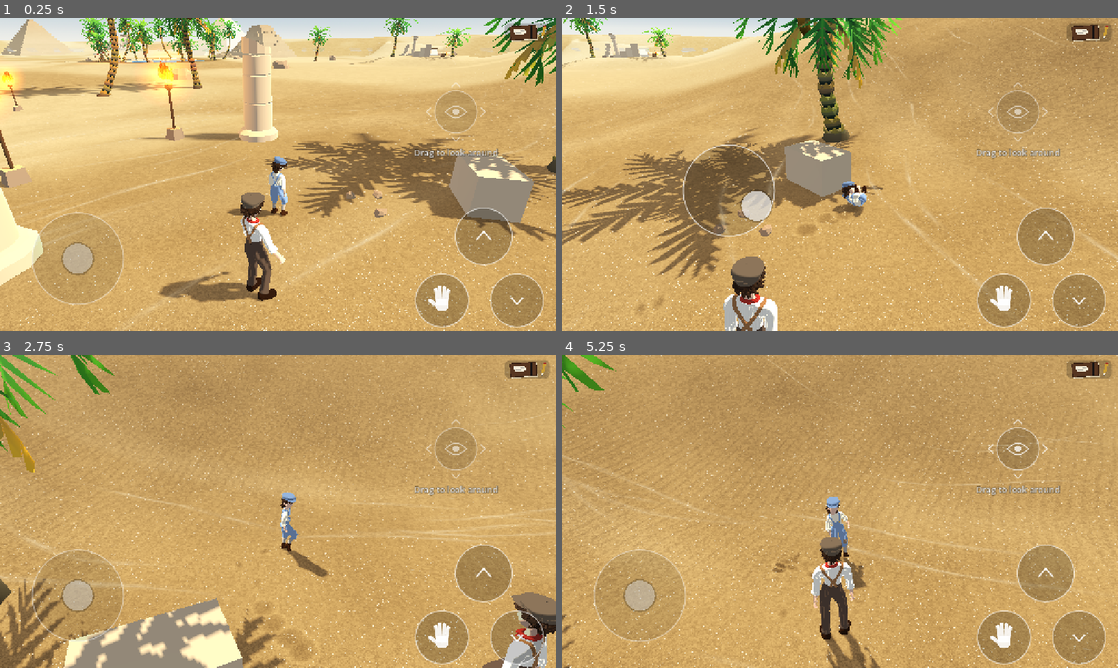
Above: before the commit, frames 1-4 (two rows, left to right).
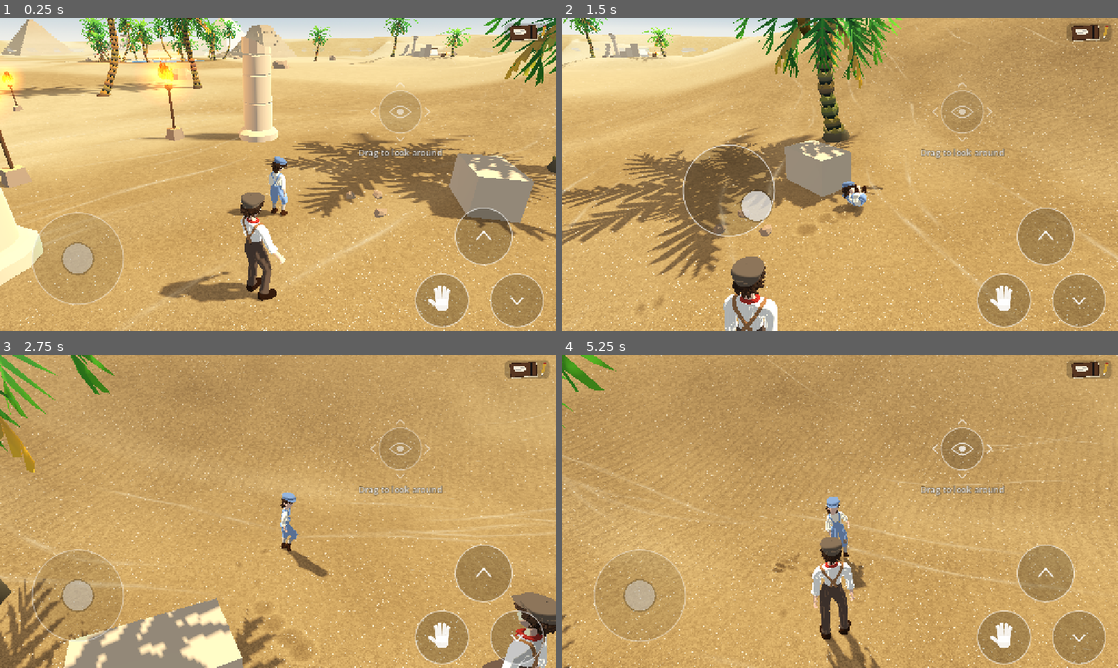
Above: after the commit, the same moments.

Repository: Sclondon/Outside
Game: Godot game, scene res://desert.tscn
Same seed, same stepped clock (60 frames per second), same inputs: the game is played once before the commit and once after it.
Inputs (mouse positions are in pixels of both pictures, inside the frame that each line leads up to):
- Up to frame 1 (0.25 s): no input
- Up to frame 2 (1.5 s): tap Enter (ui_accept) at 0.5 s; move the mouse to (962, 158) at 0.52 s; hold D (move_right) 0.53-1.25 s; hold E (act) 0.53-1.25 s; click (962, 158) at 0.67 s; tap Space (jump) at 0.77, 1.07 s; tap C (duck) at 0.8 s; drag from (728, 190) to (812, 237) at 1.27 s
- Up to frame 3 (2.75 s): move the mouse to (333, 442) at 2.02 s; hold D (move_right) from 2.03 s (still down); hold Shift (walk) from 2.03 s (still down); tap E (act) at 2.3 s
- Up to frame 4 (5.25 s): release D (move_right) at 2.75 s; release Shift (walk) at 2.75 s; drag from (812, 574) to (673, 464) at 2.77 s; move the mouse to (1006, 558) at 3.52 s; hold A (move_left) 3.53-4.25 s; hold C (duck) 3.53-4.25 s; tap Space (jump) at 3.77, 4.07 s; tap Shift (walk) at 3.8 s; drag from (673, 464) to (756, 433) at 4.27 s; move the mouse to (867, 511) at 5.02 s; hold S (move_down) from 5.03 s (still down); hold Shift (walk) from 5.03 s (still down); click (867, 511) at 5.17 s

The runs differ from the first frame. In frame 1, 2.0% of the frame differs, in the area x 64-90%, y 20-46%; in frame 2, 1.0%; in frame 3, 1.0%; in frame 4, 2.1%.

Commit message:
The look mark stands clear of the tomb map
Co-Authored-By: Claude Opus 5.5 <noreply@anthropic.com>
Claude-Session: https://claude.ai/code/session_01Wpcj1fnjKX742t8S5R6KU5

Diff:
--- a/scripts/touch_controls.gd
+++ b/scripts/touch_controls.gd
@@ -109,7 +109,7 @@
 
 ## Where the mark for turning the camera is drawn.
 func _look_centre() -> Vector2:
-	return Vector2(size.x * 0.82, size.y * 0.3)
+	return Vector2(size.x * 0.72, size.y * 0.3)
 
 
 func _press(index: int, pos: Vector2) -> void:
--- a/tools/touch_shot.gd
+++ b/tools/touch_shot.gd
@@ -13,6 +13,10 @@
 func run() -> void:
 	var args := OS.get_cmdline_user_args()
 	var scene := args[1] if args.size() > 1 else "res://test_yard.tscn"
+	# (a third word: a branching tomb, straight in, to see its map beside the controls)
+	if args.size() > 2:
+		TombLevel.play = {"mode": "random", "seed": 3, "difficulty": 2, "shape": "branching"}
+		TombLevel.bare = true
 	change_scene_to_file(scene)
 	for i in 90:
 		await process_frame
